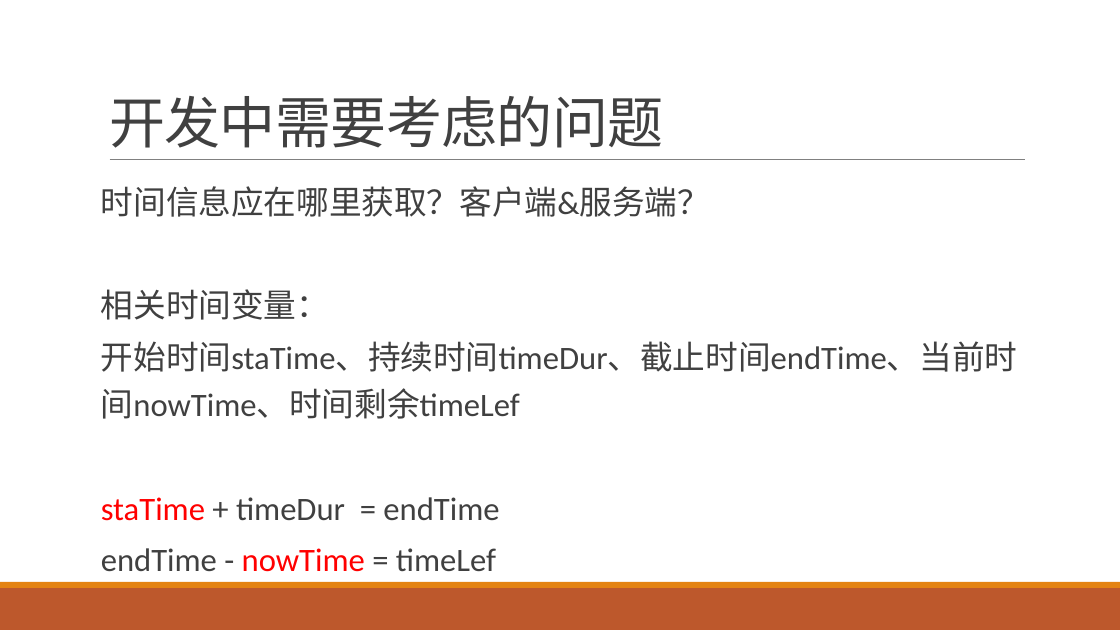
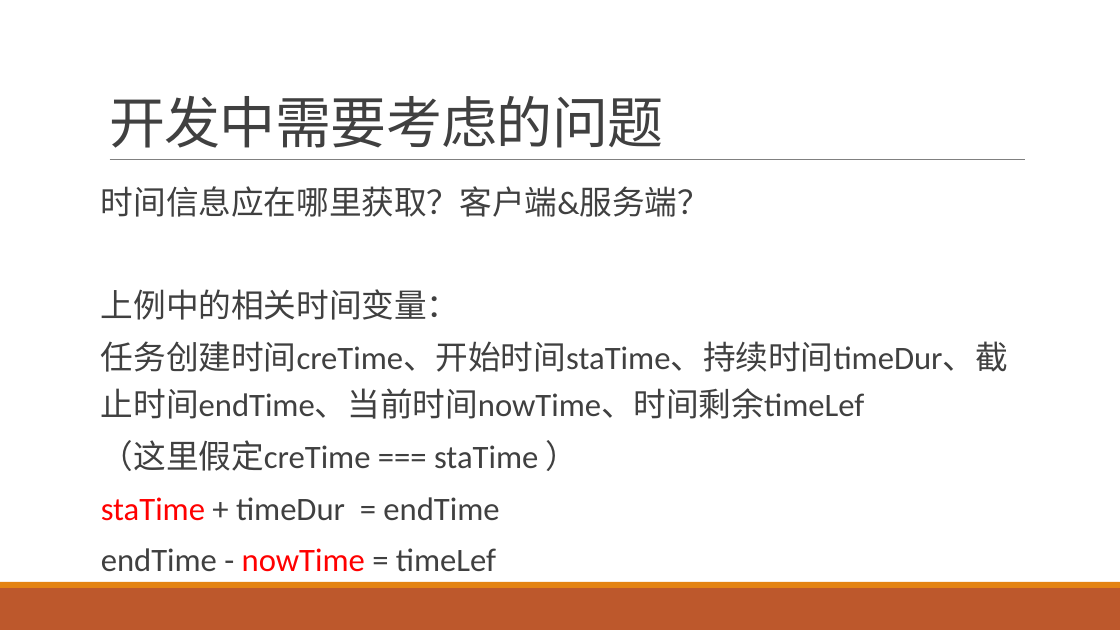
Before and after one commit to qidaneix/moment-research, a slide deck: slide 10 of 跨时区.pptx. Drawn at 1120x630 pixels with LibreOffice and Linux fonts; fonts in the diff are those of the drawing. Boxes give left, top, right and bottom in pixels: in the first picture for what was removed or moved away, otherwise in the second. Text is boxed around its words. In the diff, an @@ line names an element or a change of style, - is before the commit and + after.

```diff
--- a/跨时区.pptx
+++ b/跨时区.pptx
@@ text at (101,289,1008,471): text changed @@
-相关时间变量：
-开始时间staTime、持续时间timeDur、截止时间endTime、当前时间nowTime、时间剩余timeLef
+上例中的相关时间变量：
+任务创建时间creTime、开始时间staTime、持续时间timeDur、截止时间endTime、当前时间nowTime、时间剩余timeLef
+（这里假定creTime === staTime ）
```
Also in this commit, not shown: 7 other slides changed, 1 other file.
